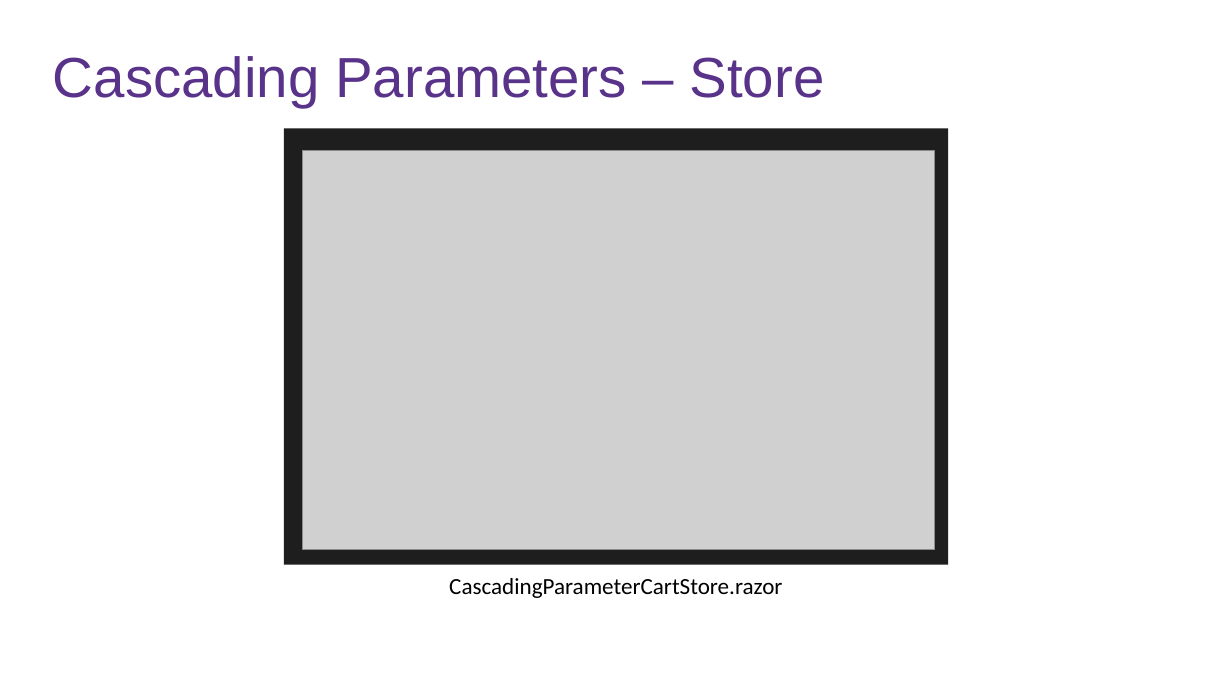
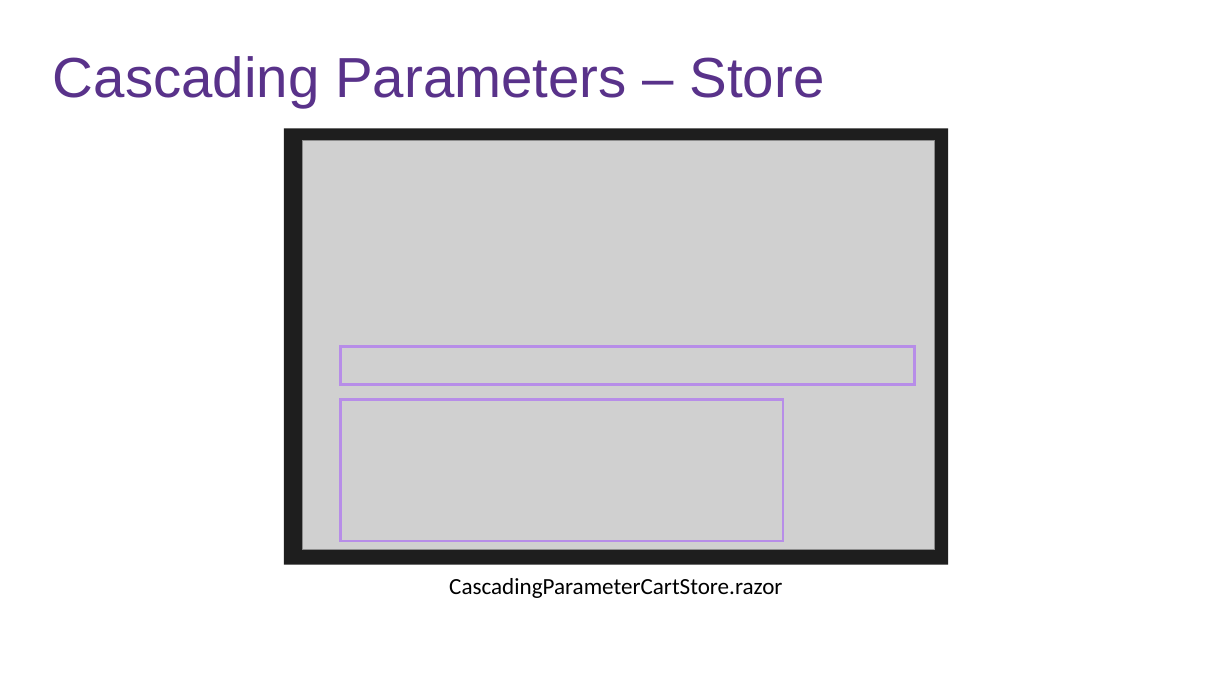
Before and after one commit to fabio-sp/BlazorConf.StateManagement.Demo, a slide deck: slide 13 of Deck_Blazor_State_Management.pptx. Drawn at 1232x693 pixels with LibreOffice and Linux fonts; fonts in the diff are those of the drawing; grey boxes stand for pictures; background and template pictures are left out. Boxes give left, top, right and bottom in pixels: in the first picture for what was removed or moved away, otherwise in the second. Text is boxed around its words. In the diff, an @@ line names an element or a change of style, - is before the commit and + after.

```diff
--- a/Deck_Blazor_State_Management.pptx
+++ b/Deck_Blazor_State_Management.pptx
@@ picture: place and size @@
-picture at <box>303,151,935,550</box>
+picture at <box>303,140,935,550</box>
@@ rectangle added at <box>341,347,915,384</box>, outline #B78DE8 2.25 pt @@
@@ rectangle added at <box>341,400,784,542</box>, outline #B78DE8 2.25 pt @@
```
Also in this commit, not shown: 8 other slides changed, 1 slide added, 1 slide removed.
